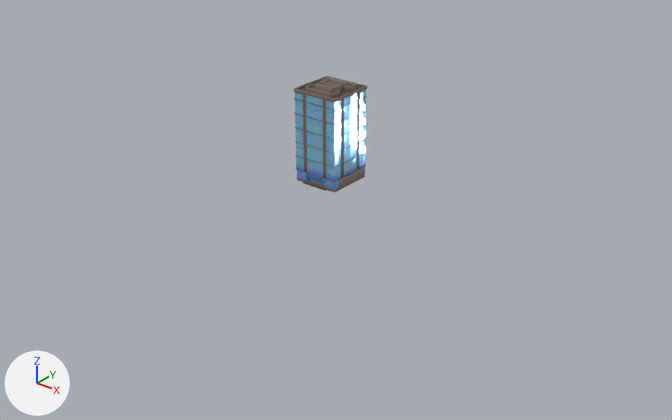
The Blender file cubicity_ASSETS/cubicity_ASSETS.blend: old version first, new version second.
One viewpoint serves both versions: a camera (50 mm lens) standing at (44.3, -54.7, 31.2) and looking at (1.9, -1.6, -1.7). The axes (+X, +Y, +Z) are drawn at lower left. The lights are the same throughout.

The older version as bpy lines, for what is in view:
```python
me_cube_015 = bpy.data.meshes.new('Cube.015')
me_cube_015.from_pydata(...)  # 114 vertices, 66 faces; spans x 0.0..2.04, y -2.04..0.0, z 1.0..1.6
# faces by material slot: [40, 26]
me_cube_015.materials.append(mat_cubicity_glass)
me_cube_015.materials.append(mat_cubicity_concrete)
me_cube_018 = bpy.data.meshes.new('Cube.018')
me_cube_018.from_pydata(...)  # 72 vertices, 54 faces; spans x -2.07..2.07, y -2.07..0.0, z -0.12..0.61
me_cube_018.materials.append(mat_cubicity_concrete)
me_plane_002 = bpy.data.meshes.new('Plane.002')
me_plane_002.from_pydata(...)  # 1312 vertices, 1240 faces; spans x -1.0..1.0, y -1.0..1.0, z 0.0
ob_skyscraper_a_floors_rf = bpy.data.objects.new('skyscraper-a-floors-rf', me_cube_015)
ob_skyscraper_a_floors_rf.location = (0.0, 0.0, 0.0)
_m = ob_skyscraper_a_floors_rf.modifiers.new('Mirror', 'MIRROR')
_m.use_axis = (True, True, False)
_m.use_clip = True
_m = ob_skyscraper_a_floors_rf.modifiers.new('Array', 'ARRAY')
_m.count = 11
_m.relative_offset_displace = (0.0, 0.0, 1.0)
_m.use_object_offset = True
_m.offset_object = ob_skyscraper_a_array_rotation
ob_skyscraper_a_roof_rf = bpy.data.objects.new('skyscraper-a-roof-rf', me_cube_018)
ob_skyscraper_a_roof_rf.location = (0.0, 0.0, 7.6)
_m = ob_skyscraper_a_roof_rf.modifiers.new('Mirror', 'MIRROR')
_m.use_axis = (False, True, False)
_m.use_clip = True
ob_template_city = bpy.data.objects.new('template_city', me_plane_002)
ob_template_city.location = (0.0, 0.5, 0.0)
ob_template_city.scale = (20.0, 15.5, 1.0)
ob_template_city.hide_set(True)
# also in view: 'skyscraper-a-floor-1-rf' at (0.0, 0.0, 0.5)
```
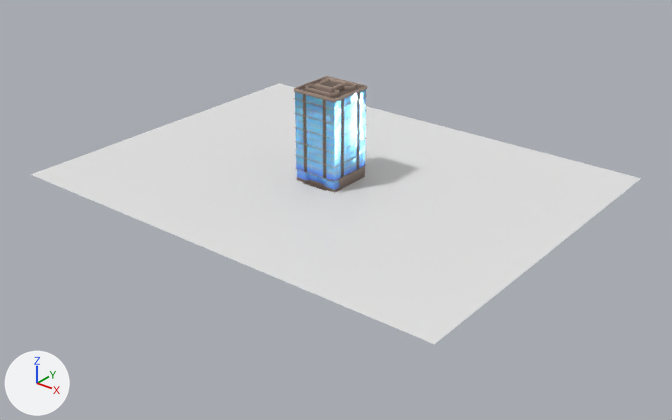
Edits to the bpy script that builds the scene:
```text
Change ob_template_city:
    remove ob_template_city.hide_set(True)
```

Boxes [x1, y1, x2, y2] around the edits, measured in the pictures (672 x 420 px):
'template_city', shown
    after: [31, 83, 641, 344]
